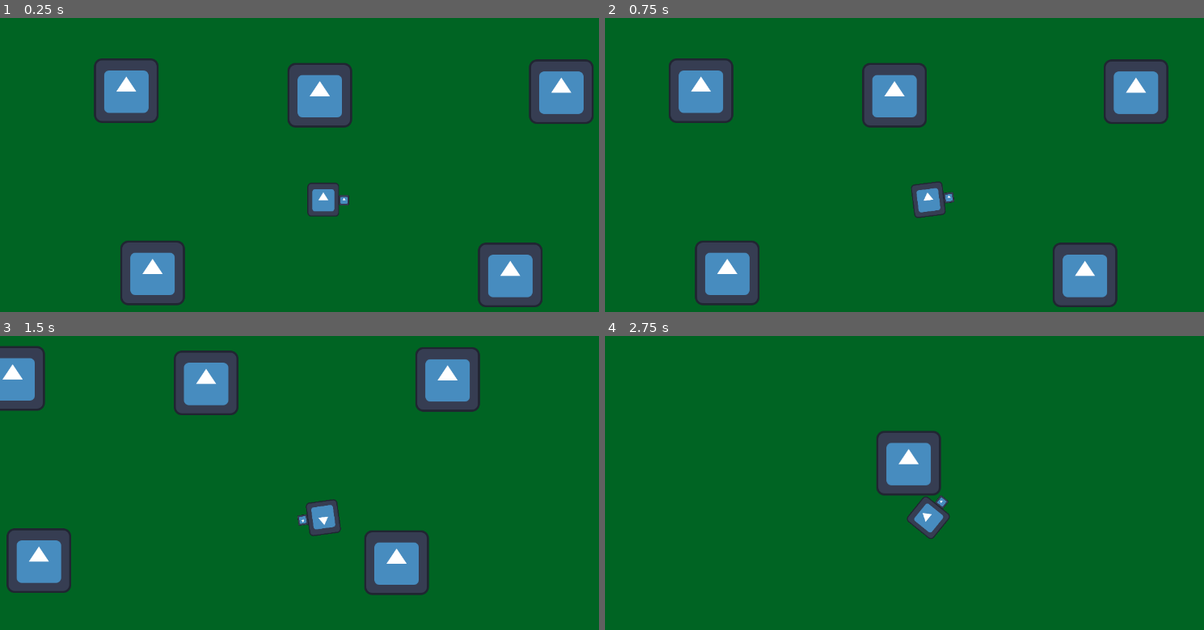
Above: before the commit, frames 1-4 (two rows, left to right).
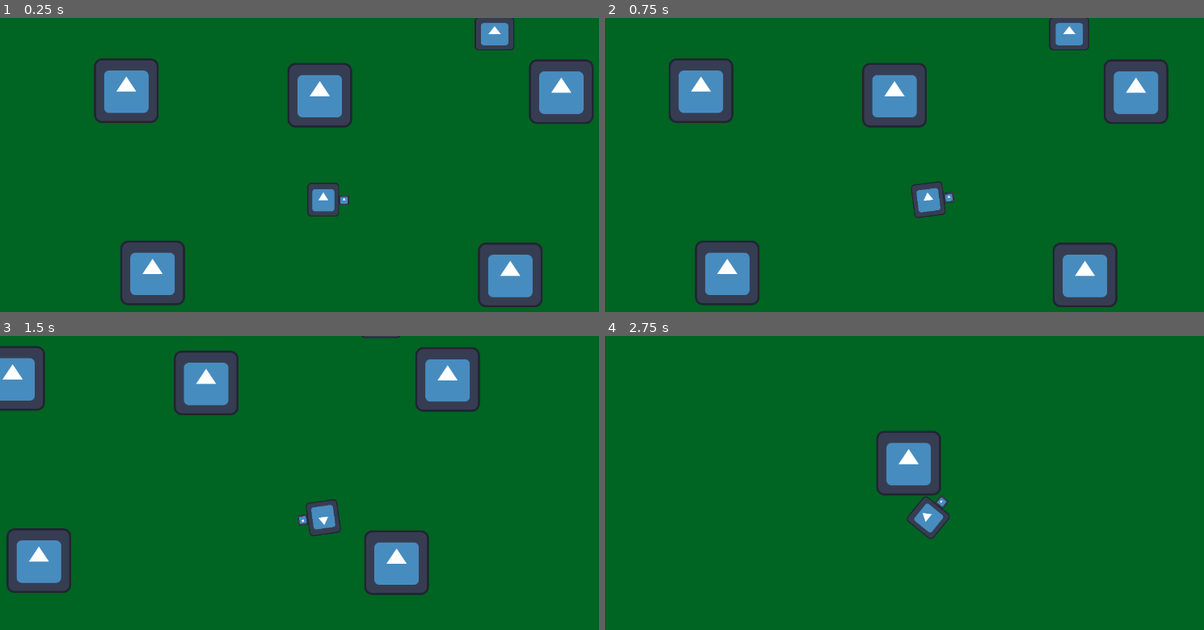
Above: after the commit, the same moments.

Repository: AsaM1taka/Shooter-Game
Game: Godot game, scene res://Scenes/shoot er.tscn
Two runs of this game, one before a commit and one after it. Both use one fixed random seed, a clock stepped at 60 frames per second and the inputs below. The engine's default icon, where the game draws it, is replaced by a stand-in: a white triangle on a blue panel in a dark square.
Inputs (mouse positions are in pixels of both pictures, inside the frame that each line leads up to):
- Up to frame 1 (0.25 s): no input
- Up to frame 2 (0.75 s): tap Enter at 0.5 s; move the mouse to (1072, 182) at 0.52 s; hold D (move_right) from 0.53 s (still down)
- Up to frame 3 (1.5 s): move the mouse to (191, 535) at 1.27 s; release D (move_right) at 1.28 s; hold S (move_down) from 1.28 s (still down)
- Up to frame 4 (2.75 s): move the mouse to (994, 438) at 2.02 s; release S (move_down) at 2.03 s; hold D (move_right) from 2.03 s (still down)

The runs differ from the first frame. In frame 1, 0.7% of the frame differs, in the area x 79-86%, y 0-11%; in frame 2, 0.7%, in the area x 74-81%, y 0-11%; in frame 3, less than 0.1%; in frame 4, nothing differs.

Commit message:
enemy and respawn

Diff:
--- a/shooter-shooter/Scenes/box.tscn
+++ b/shooter-shooter/Scenes/box.tscn
@@ -6,6 +6,7 @@
 size = Vector2(129, 129)
 
 [node name="box" type="StaticBody2D"]
+collision_mask = 10
 
 [node name="Sprite2D" type="Sprite2D" parent="."]
 texture = ExtResource("1_xkb4e")
--- /dev/null
+++ b/shooter-shooter/Scenes/enemy.tscn
@@ -0,0 +1,31 @@
+[gd_scene load_steps=5 format=3 uid="uid://c8nn2vckjtl6y"]
+
+[ext_resource type="Script" uid="uid://bw7jy2hsuuecv" path="res://scripts/enemy.gd" id="1_1f0kj"]
+[ext_resource type="Texture2D" uid="uid://con5xjm7gn3v8" path="res://icon.svg" id="1_7k104"]
+
+[sub_resource type="RectangleShape2D" id="RectangleShape2D_4gyqm"]
+size = Vector2(73, 65)
+
+[sub_resource type="CircleShape2D" id="CircleShape2D_qi2p4"]
+radius = 347.868
+
+[node name="enemy" type="CharacterBody2D"]
+collision_layer = 8
+collision_mask = 5
+script = ExtResource("1_1f0kj")
+
+[node name="Sprite2D" type="Sprite2D" parent="."]
+position = Vector2(1, -2)
+scale = Vector2(0.617188, 0.523438)
+texture = ExtResource("1_7k104")
+
+[node name="CollisionShape2D" type="CollisionShape2D" parent="."]
+position = Vector2(0, -1)
+shape = SubResource("RectangleShape2D_4gyqm")
+
+[node name="playerdetect" type="Area2D" parent="."]
+collision_layer = 16
+collision_mask = 2
+
+[node name="CollisionShape2D" type="CollisionShape2D" parent="playerdetect"]
+shape = SubResource("CircleShape2D_qi2p4")
--- a/shooter-shooter/Scenes/player.tscn
+++ b/shooter-shooter/Scenes/player.tscn
@@ -6,7 +6,12 @@
 [sub_resource type="RectangleShape2D" id="RectangleShape2D_6t5aa"]
 size = Vector2(62, 61)
 
+[sub_resource type="RectangleShape2D" id="RectangleShape2D_cvnsp"]
+size = Vector2(57, 57)
+
 [node name="player" type="CharacterBody2D"]
+collision_layer = 2
+collision_mask = 17
 script = ExtResource("1_v0iea")
 
 [node name="BODY" type="Sprite2D" parent="."]
@@ -24,3 +29,12 @@
 shape = SubResource("RectangleShape2D_6t5aa")
 
 [node name="Camera2D" type="Camera2D" parent="."]
+
+[node name="hitbox" type="Area2D" parent="."]
+collision_layer = 4
+collision_mask = 8
+
+[node name="CollisionShape2D" type="CollisionShape2D" parent="hitbox"]
+shape = SubResource("RectangleShape2D_cvnsp")
+
+[connection signal="body_entered" from="hitbox" to="." method="_on_hitbox_body_entered"]
--- a/shooter-shooter/Scenes/shoot er.tscn
+++ b/shooter-shooter/Scenes/shoot er.tscn
@@ -1,11 +1,14 @@
-[gd_scene load_steps=4 format=3 uid="uid://p4oyjkjeh5e4"]
+[gd_scene load_steps=6 format=3 uid="uid://p4oyjkjeh5e4"]
 
 [ext_resource type="PackedScene" uid="uid://bdmg62n1335y2" path="res://Scenes/box.tscn" id="1_ivurm"]
+[ext_resource type="Script" uid="uid://d01gfxhobx3x2" path="res://scripts/world.gd" id="1_xb2n0"]
 [ext_resource type="PackedScene" uid="uid://ba31176o7tfyk" path="res://Scenes/player.tscn" id="2_ur70f"]
+[ext_resource type="PackedScene" uid="uid://c8nn2vckjtl6y" path="res://Scenes/enemy.tscn" id="3_ur70f"]
 
 [sub_resource type="QuadMesh" id="QuadMesh_8jy7u"]
 
 [node name="World" type="Node2D"]
+script = ExtResource("1_xb2n0")
 
 [node name="MeshInstance2D" type="MeshInstance2D" parent="."]
 modulate = Color(0, 0.39223, 0.137817, 1)
@@ -31,3 +34,6 @@
 
 [node name="player" parent="." instance=ExtResource("2_ur70f")]
 position = Vector2(564, 344)
+
+[node name="enemy" parent="." instance=ExtResource("3_ur70f")]
+position = Vector2(902, 17)
--- a/shooter-shooter/project.godot
+++ b/shooter-shooter/project.godot
@@ -52,3 +52,11 @@
 "events": [Object(InputEventKey,"resource_local_to_scene":false,"resource_name":"","device":-1,"window_id":0,"alt_press …(195 unchanged characters)…
 ]
 }
+
+[layer_names]
+
+2d_physics/layer_1="environment"
+2d_physics/layer_2="player"
+2d_physics/layer_3="players hitbox"
+2d_physics/layer_4="enemy "
+2d_physics/layer_5="enemy player detector"
--- /dev/null
+++ b/shooter-shooter/scripts/enemy.gd
@@ -0,0 +1,2 @@
+extends CharacterBody2D
+class_name Enemy
--- a/shooter-shooter/scripts/playerm.gd
+++ b/shooter-shooter/scripts/playerm.gd
@@ -1,4 +1,6 @@
 extends CharacterBody2D
+
+signal died
 
 var speed = 300
 
@@ -15,3 +17,8 @@
 		velocity.y = move_toward(velocity.y, 0, speed)
 
 	move_and_slide()
+
+func _on_hitbox_body_entered(body: Node2D) -> void:
+	if body is Enemy:
+		died.emit()
+		queue_free()
--- /dev/null
+++ b/shooter-shooter/scripts/world.gd
@@ -0,0 +1,10 @@
+extends Node2D
+
+@onready var player = $player
+
+func _ready() -> void:
+	player.died.connect(_on_player_died)
+
+func _on_player_died():
+	print("gameover")
+	get_tree().create_timer(3).timeout.connect(get_tree().reload_current_scene)
Not shown: 1 places in shooter-shooter/Scenes/player.tscn that only renumber resources
Not shown, added: shooter-shooter/scripts/enemy.gd.uid
Not shown, added: shooter-shooter/scripts/world.gd.uid
